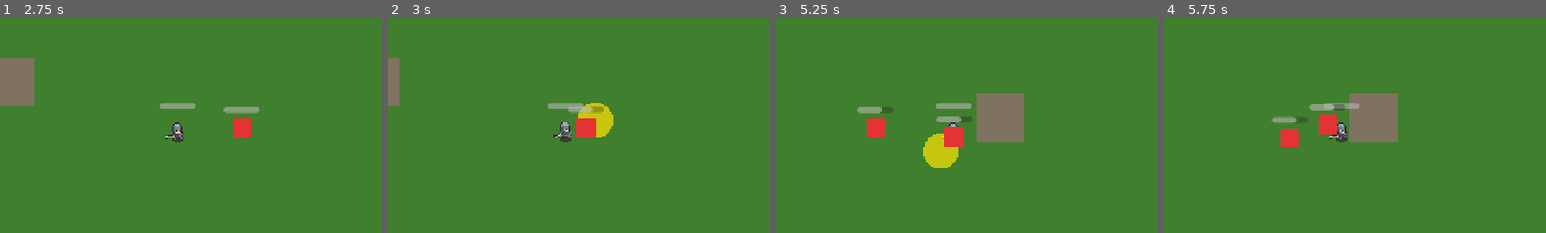
Above: before the commit, frames 1-4 (left to right).
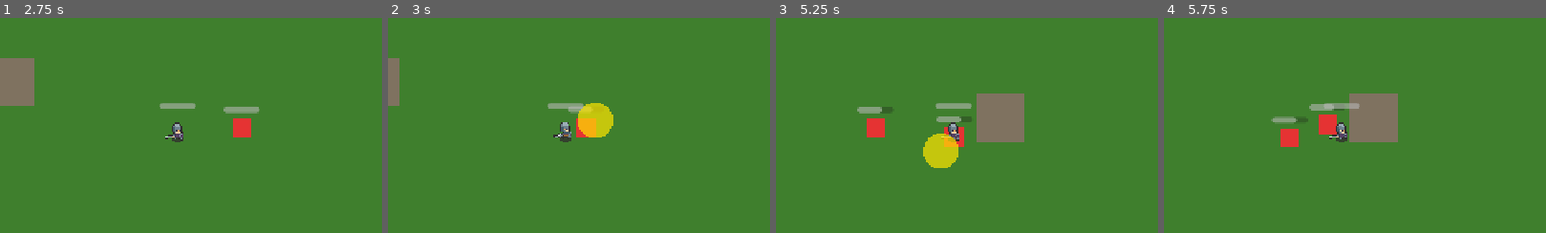
Above: after the commit, the same moments.

Repository: zwentty/v-2-jeu
Game: Godot game, scene res://scenes/menus/menu.tscn
Same seed, same stepped clock (60 frames per second), same inputs: the game is played once before the commit and once after it.
Inputs (mouse positions are % of the whole screen's width and height, from its top left):
- Up to frame 1 (2.75 s): click "Démarrer" at 0.5 s; click "Pause" at 1.25 s; click "▶ Reprendre" at 2 s
- Up to frame 2 (3 s): tap Enter at 2.75 s; move the mouse to (72, 45) at 2.77 s; hold D from 2.78 s (still down); tap E at 2.85 s; click (72, 45) at 2.92 s
- Up to frame 3 (5.25 s): tap Space at 3.02, 3.77 s; move the mouse to (30, 55) at 3.52 s; release D at 3.53 s; hold S 3.53-4.28 s; tap E at 3.6, 4.55 s; move the mouse to (60, 28) at 4.27 s; hold D from 4.28 s (still down); tap Z at 4.35 s; move the mouse to (45, 70) at 5.02 s; tap Q at 5.1 s; click (45, 70) at 5.17 s
- Up to frame 4 (5.75 s): keep holding D; tap Space at 5.27 s; tap E at 5.3 s
The pictures show only the part of the screen within x 27-77%, y 25-75%; the shares and areas given below are measured in that part.

Frame 1 is identical in both runs. In frame 2, 0.5% of the frame differs, in the area x 49-57%, y 40-56%; in frame 3, 0.3%; in frame 4, less than 0.1%.

Commit message:
cadavre ennemi

Diff:
--- a/scenes/enemy/enemy.gd
+++ b/scenes/enemy/enemy.gd
@@ -245,7 +245,7 @@
 # Vérifie si le joueur est dans la même salle que l'ennemi
 func _player_in_same_room() -> bool:
 	return (room_number == 1 and player.global_position.x < 2560.0) or \
-	       (room_number == 2 and player.global_position.x >= 2560.0)
+		   (room_number == 2 and player.global_position.x >= 2560.0)
 
 # Choisit un point de patrouille aléatoire dans la salle
 func _pick_patrol_point() -> void:
@@ -275,14 +275,26 @@
 
 	EnemyManager.unregister(self)  # Se désenregistrer du manager
 
-	# Faire apparaître un objet à ramasser
-	var item_scene: PackedScene = load("res://scenes/items/item.tscn")
-	var item: Node2D = item_scene.instantiate()
-	item.global_position = global_position
-	item.item_name = "Butin d'ennemi"
-	get_parent().add_child(item)
-
-	queue_free()  # Supprimer l'ennemi de la scène
+	# Transformer le cadavre en élément traversable au sol
+	$Visual.color = Color.BLACK  # Changer la couleur en noir
+	$HealthBar.visible = false  # Masquer la barre de vie
+
+	# Désactiver les zones de détection et d'attaque
+	detection_area.set_deferred("monitoring", false)
+	attack_area.set_deferred("monitoring", false)
+
+	# Permettre au joueur de passer à travers le cadavre
+	collision_layer = 0  # Le cadavre n'existe plus sur aucune couche
+	collision_mask = 0   # Le cadavre ne détecte plus rien
+
+	# Transformer le cadavre en item ramassable
+	add_to_group("item")  # Ajouter au groupe item
+	z_index = 1  # Placer le cadavre entre le sol (0) et le joueur
+
+# Fonction appelée quand le joueur ramasse le cadavre
+func pickup() -> String:
+	queue_free()  # Supprimer le cadavre de la scène
+	return "Cadavre d'ennemi"
 
 # Met à jour l'affichage de la barre de vie
 func _update_health_bar() -> void:
--- a/scenes/player/player.gd
+++ b/scenes/player/player.gd
@@ -105,6 +105,8 @@
 	# Initialiser la barre de vie
 	_update_health_bar()
 
+	# Définir le z_index du joueur pour être toujours au-dessus des cadavres
+	z_index = 2
 
 	# Connecter le signal de l'Area2D pour détecter les ennemis touchés
 	$AttackArea.body_entered.connect(_on_attack_hit)
